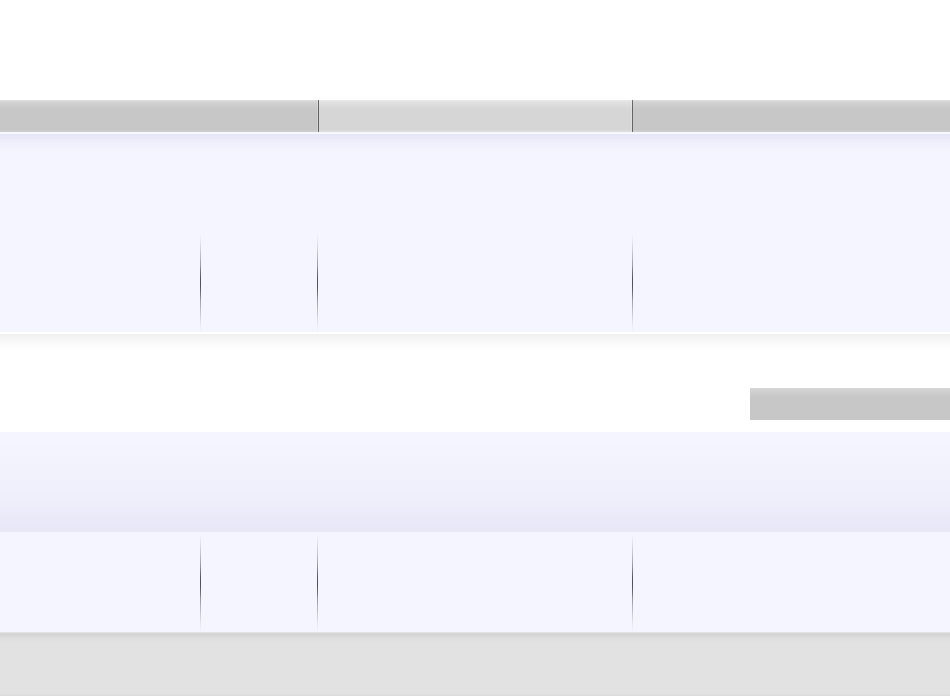
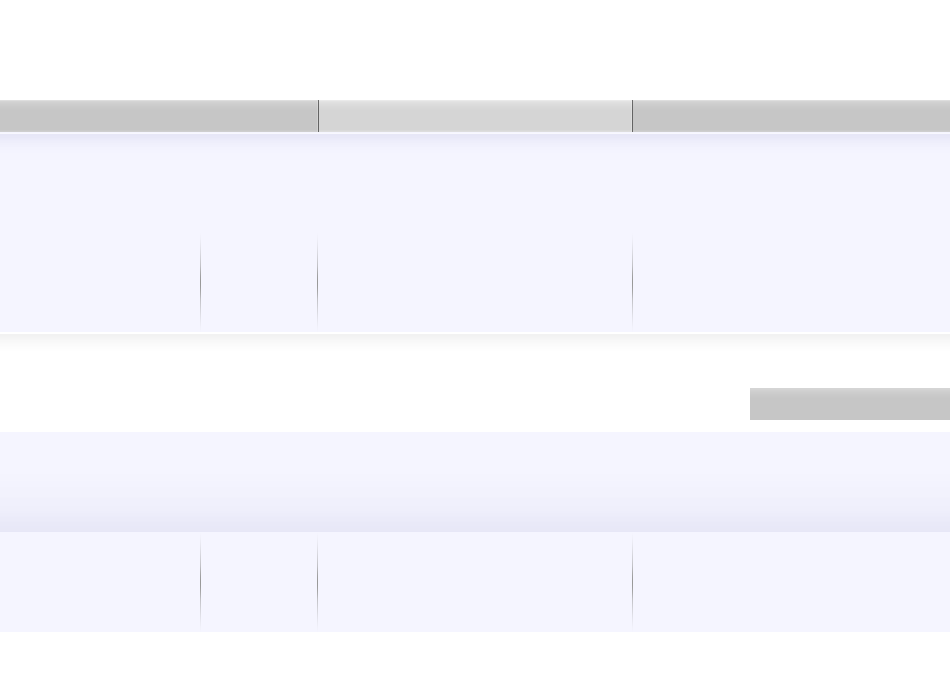
Comparing the layer stacks of the two 950x696 images. Changes:
painted on "footer" over [0,632,950,696]
